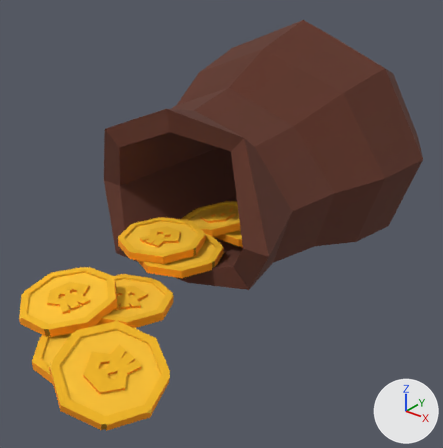
The glTF model Pirates/Sack_02/Sack_02.glb: old version first, new version second.
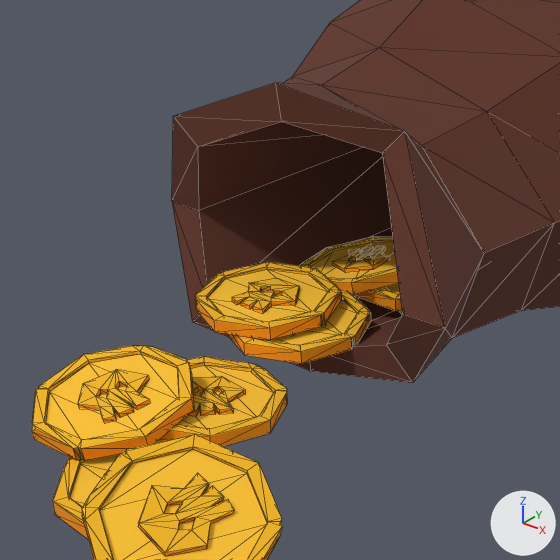
Each version is shown whole from a 50 mm lens placed at (0.65, -0.714, 0.563), pointed at (0.011, 0.084, 0.068), then close up on the part from 0% to 76% of the width and 13% to 89% of the height. Arrows for +X, +Y and +Z are at lower right; the lights stay in place. The close-ups show mesh edges as thin lines. Objects named as collision shapes, trigger or cutter boxes, shadow casters or lower levels of detail are left out. Vertices at the same position are counted once.

Script lines for the objects in view, before the commit:
```python
me_cylinder_019 = bpy.data.meshes.new('Cylinder.019')
me_cylinder_019.from_pydata(...)  # 1092 vertices, 1968 faces; spans x -0.285..0.243, y -0.377..0.638, z -0.021..0.389
me_cylinder_019.materials.append(mat_piratespack_mat)  # picture img_piratespack_tx_png
# before: 1070 (0.204, -0.044, 0.121) at pixel (445, 328), 1072 (0.154, -0.041, 0.117) at pixel (402, 314), 1089 (0.158, 0.441, 0.113)
ob_sack_02 = bpy.data.objects.new('Sack_02', me_cylinder_019)
ob_sack_02.location = (0.0, 0.0, 0.0)
```
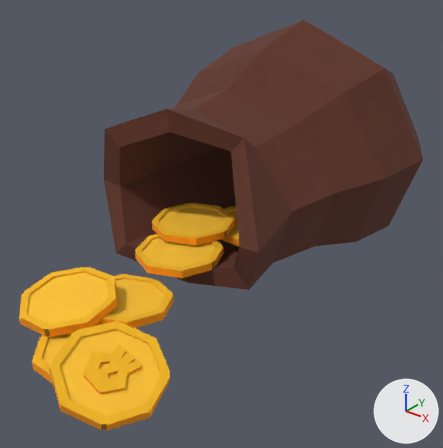
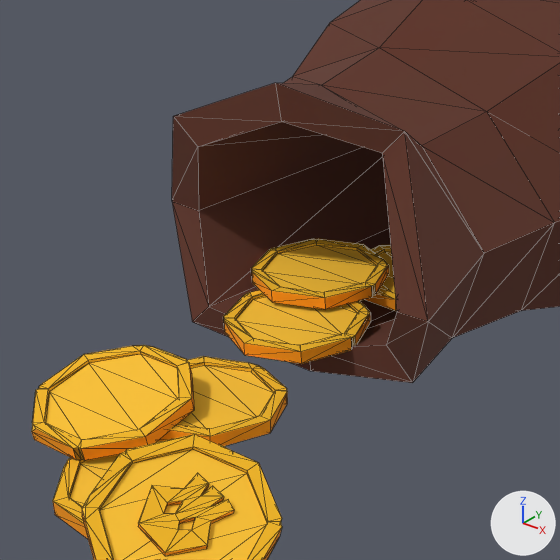
Where the change shows, as pixel boxes [x1, y1, x2, y2] in the close-ups (560 x 560 px; the box of a moved part takes in the faces that stretch with it):
part 1 of me_cylinder_019, moved or reshaped
    before: [195, 262, 341, 340]
    after: [251, 239, 389, 309]
part 2 of me_cylinder_019, deleted (orange)
    before: [78, 236, 402, 475]
part 3 of me_cylinder_019, moved or reshaped
    both: [382, 132, 484, 383]

The change in detail:
me_cylinder_019 is used by ob_sack_02; location (0.0, 0.0, 0.0).
Verts and faces of me_cylinder_019; kept vertices keep their numbers, new ones are numbered from 1092.
me_cylinder_019 had 1092 vertices, 1968 faces and spanned x -0.285..0.243, y -0.377..0.638, z -0.021..0.389.
me_cylinder_019 now has 662 vertices, 1272 faces and spans x -0.285..0.243, y -0.377..0.638, z -0.021..0.389.
me_cylinder_019 part 1: the loose piece of 78 vertices spanning x -0.137..0.022, y -0.084..0.076, z 0.043..0.058 is moved by (0.0, 0.087, 0.0).
me_cylinder_019 part 2: 9 loose pieces with 430 vertices, spanning x -0.12..0.079, y -0.303..0.223, z 0.01..0.064, are deleted.
Part 3, on me_cylinder_019:
Vertex 1070 moves to (0.185, -0.044, 0.121), pixel (428, 321).
Vertex 1072 moves to (0.148, -0.041, 0.117), pixel (396, 312).
Vertex 1089 moves to (0.152, 0.441, 0.113).
